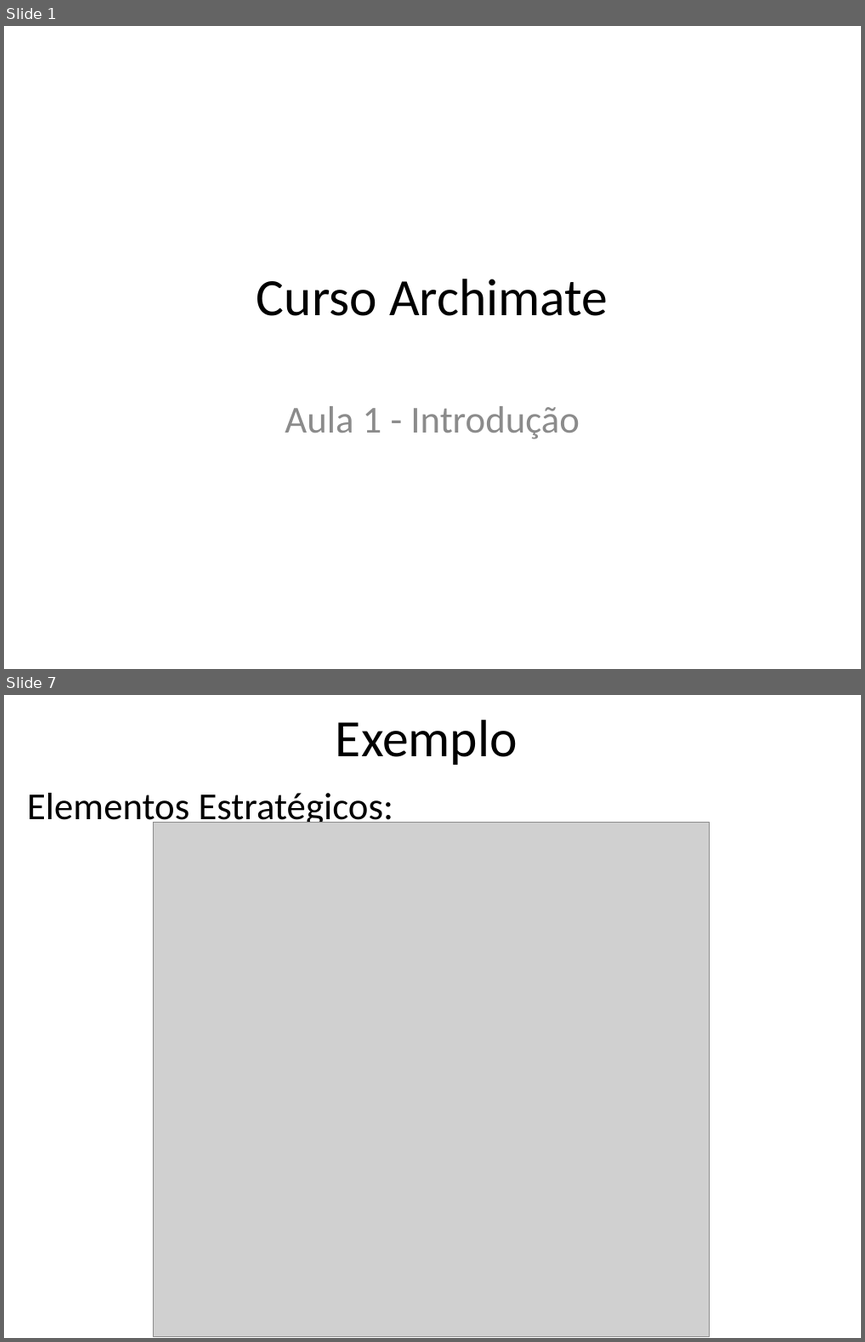
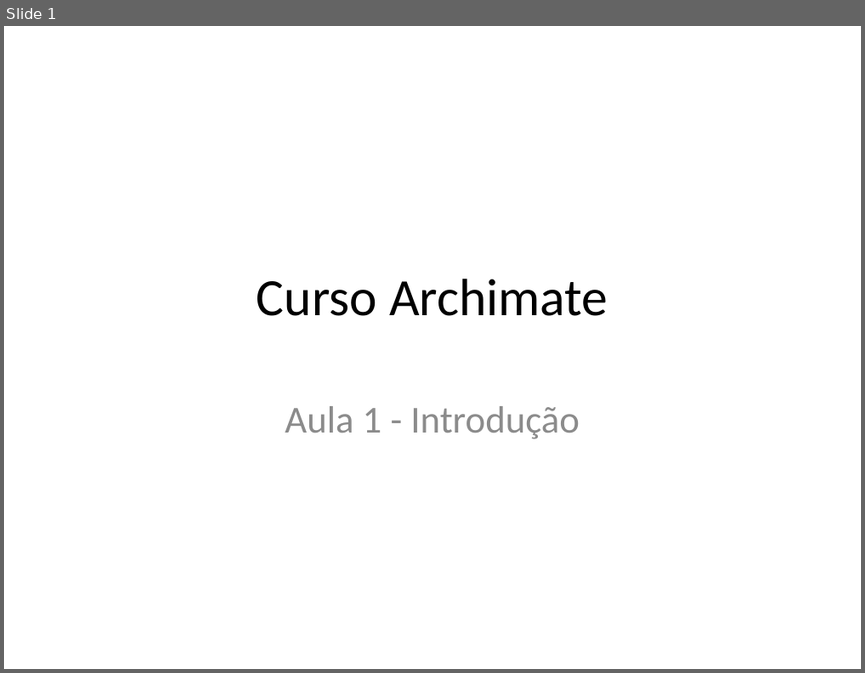
Before and after one commit to Vanzz/Educacao, a slide deck: Archimate/Archimate Curso/Curso Archimate - Aula 1.pptx. Shown one above the other, each under a label of ours: slides 1 and 7 before the commit, slide 1 after it; the slides between them are not shown. The pictures are 865x1342 and 865x673 pixels, drawn with LibreOffice and Linux fonts; fonts in the diff are those of the drawing; grey boxes stand for pictures. Boxes give left, top, right and bottom in pixels: in the first picture for what was removed or moved away, otherwise in the second. Text is boxed around its words. In the diff, an @@ line names an element or a change of style, - is before the commit and + after.

```diff
--- a/Archimate/Archimate Curso/Curso Archimate - Aula 1.pptx
+++ b/Archimate/Archimate Curso/Curso Archimate - Aula 1.pptx
@@ slide 7 removed at box(4, 695, 861, 1338), background #FFFFFF @@
@@ title removed at box(336, 720, 517, 765) @@
-Exemplo
@@ text removed at box(27, 793, 394, 829) @@
-Elementos Estratégicos:
@@ picture removed at box(153, 823, 710, 1337) @@
```
Also in this commit, not shown: 1 slide changed, 10 slides added, 55 other slides removed, 14 other files.
